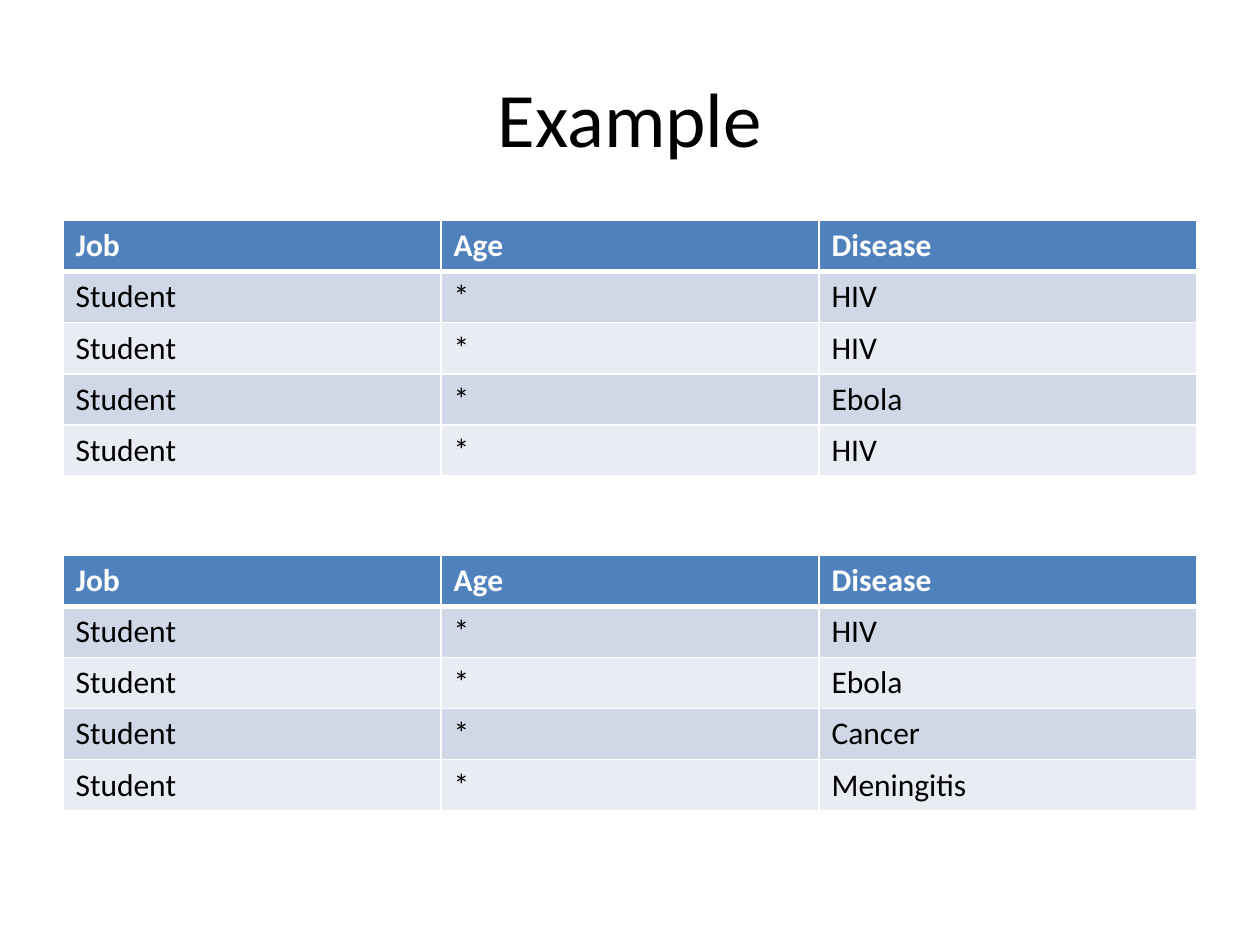
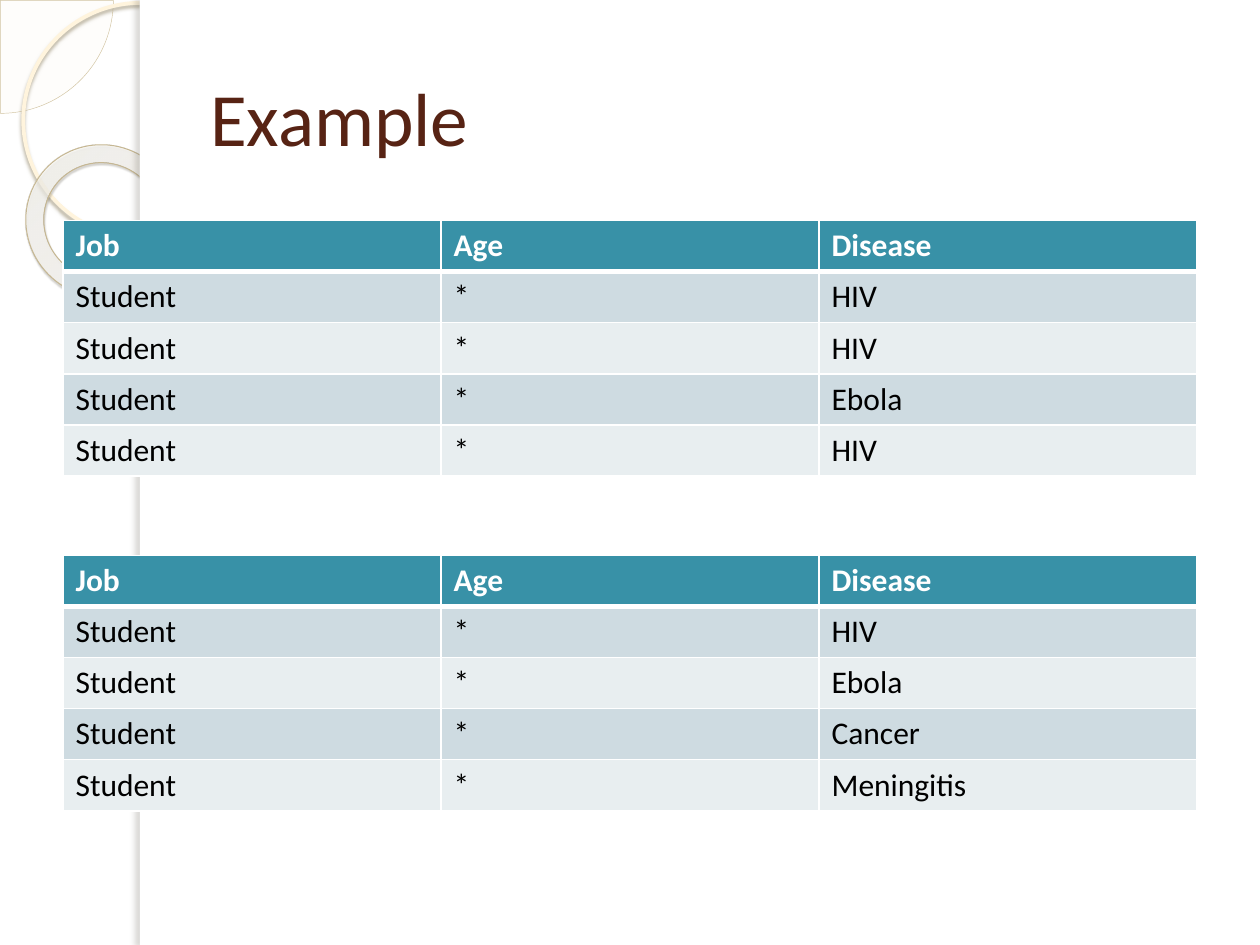
Before and after one commit to jayvelasco1990/big-data, a slide deck: slide 43 of Final Project/draft_presentation.pptx. Drawn at 1260x945 pixels with LibreOffice and Linux fonts; fonts in the diff are those of the drawing; background and template pictures are left out. Boxes give left, top, right and bottom in pixels: in the first picture for what was removed or moved away, otherwise in the second. Text is boxed around its words. In the diff, an @@ line names an element or a change of style, - is before the commit and + after.

```diff
--- a/Final Project/draft_presentation.pptx
+++ b/Final Project/draft_presentation.pptx
@@ pie slice (boxed as its full ellipse) added at (0,0,113,113), fill #FEFAF4 at 33% opacity, outline #D3C39F 0.25 pt @@
@@ ellipse added at (23,3,257,237), outline #FFF5DE 2.15 pt @@
@@ rectangle added at (140,0,1260,945), fill #FFFFFF @@
@@ rectangle added at (140,0,150,945), fill #FFFFFF @@
@@ title "Example": place and size @@
-title "Example" at (498,93,762,160)
+title "Example" at (210,93,468,158)
@@ title "Example" at (210,93,468,158): size 44 to 43 pt, text colour #000000 to #572314; alignment centre to left @@
@@ donut added at (0,113,211,329), fill gradient #FFFCF6 to #FFFEFB to #F0D28E, outline #C7B893 0.58 pt @@
@@ table at (63,220,1197,476) @@
@@ fill #4F81BD to #3891A7 in row 1 @@
@@ fill #D0D8E8 to #CEDCE1 in 6 cells @@
@@ fill #E9EDF4 to #E8EEF1 in 6 cells @@
@@ table at (63,556,1197,811) @@
@@ fill #4F81BD to #3891A7 in row 1 @@
@@ fill #D0D8E8 to #CEDCE1 in 6 cells @@
@@ fill #E9EDF4 to #E8EEF1 in 6 cells @@
```
Also in this commit, not shown: 51 other slides changed, 3 other files.
